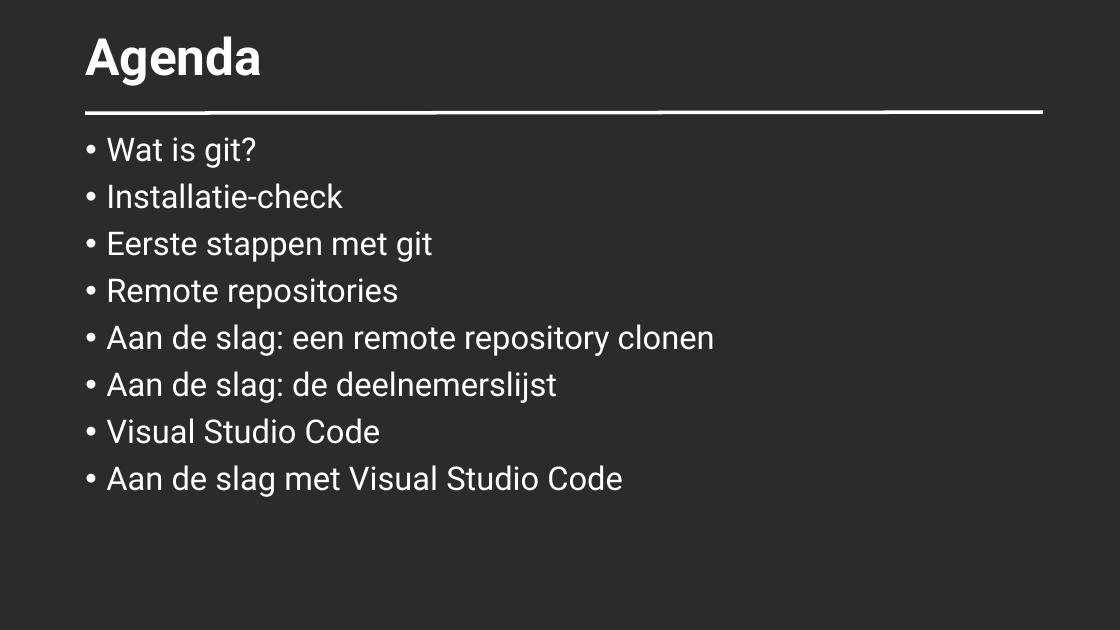
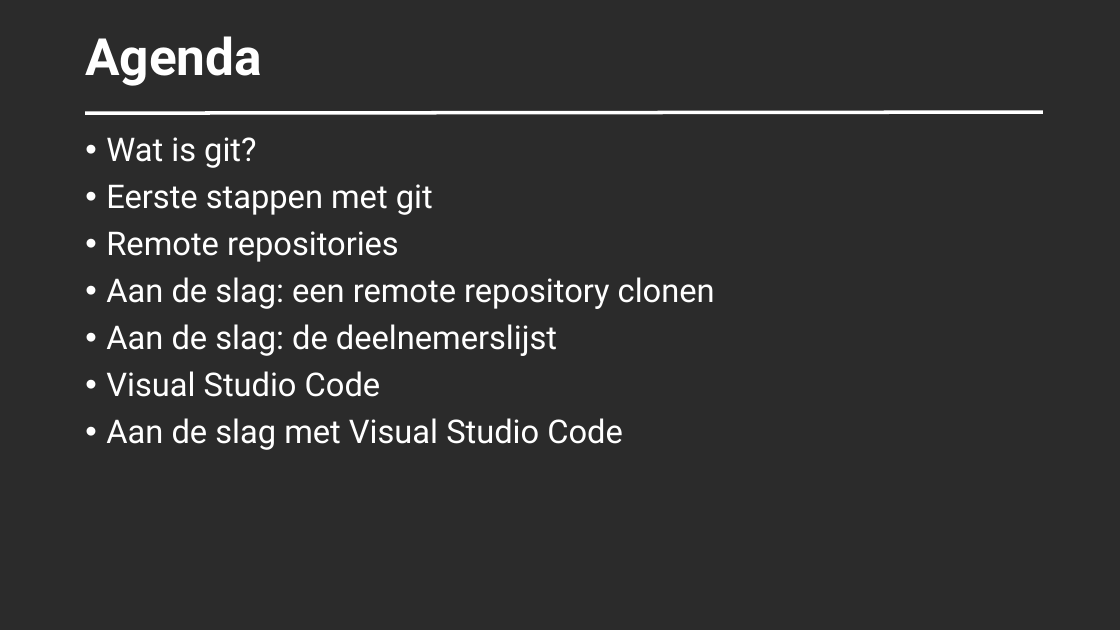
Before and after one commit to SUPERPNL/GIT-Cursus-SxBlue-2026, a slide deck: slide 2 of docs/20261101_gitcursus_SxBlue.pptx. Drawn at 1120x630 pixels with LibreOffice and Linux fonts; fonts in the diff are those of the drawing; background and template pictures are left out; a plain dark background stands for a picture behind light text. Boxes give left, top, right and bottom in pixels: in the first picture for what was removed or moved away, otherwise in the second. Text is boxed around its words. In the diff, an @@ line names an element or a change of style, - is before the commit and + after.

```diff
--- a/docs/20261101_gitcursus_SxBlue.pptx
+++ b/docs/20261101_gitcursus_SxBlue.pptx
@@ text at bbox=[106, 183, 342, 209]: paragraph removed @@
-• Installatie-check
```
Also in this commit, not shown: 6 other slides changed, 11 slides removed, 1 other file.
